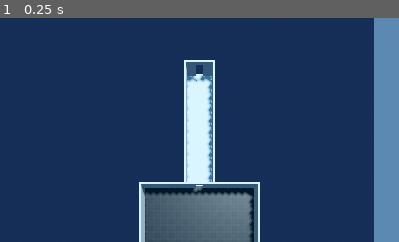
Above: before the commit, frame 1.
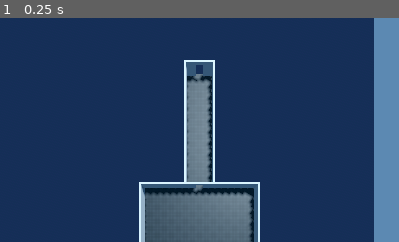
Above: after the commit, the same moment.

Repository: C12-H22-O11/sandbox_study
Game: Godot game, scene res://scenes/levels/sandbox_level/sandbox_level.tscn
The game is run twice, just before and just after one commit, with the same random seed, the same clock (stepped at 60 frames per second) and the same inputs. This scene is started directly instead of the project's main scene.
Inputs:
- Up to frame 1 (0.25 s): no input
The pictures show only the part of the screen within x 25-75%, y 0-50%; the shares and areas given below are measured in that part.

The runs differ from the first frame. In frame 1, 3.0% of the frame differs, in the area x 46-54%, y 25-75%.

Commit message:
fix: Fixed corridor material

Diff:
--- a/scenes/levels/sandbox_level/sandbox_level.tscn
+++ b/scenes/levels/sandbox_level/sandbox_level.tscn
@@ -1,6 +1,7 @@
-[gd_scene load_steps=12 format=3 uid="uid://kop0l0v86hog"]
+[gd_scene load_steps=13 format=3 uid="uid://kop0l0v86hog"]
 
 [ext_resource type="PackedScene" uid="uid://d076u6vcprobw" path="res://scenes/terrain/platform.tscn" id="2_2emca"]
+[ext_resource type="Material" uid="uid://ba75cp2p48ye4" path="res://resources/materials/grid/grid.tres" id="2_2oyl2"]
 [ext_resource type="Script" path="res://scenes/levels/spawners/player_spawner.gd" id="3_e2ucm"]
 [ext_resource type="PackedScene" uid="uid://b4gmmr676xj15" path="res://scenes/terrain/wall.tscn" id="3_he61m"]
 [ext_resource type="Script" path="res://scenes/levels/spawners/object_spawner.gd" id="4_bp5yb"]
@@ -26,6 +27,7 @@
 size = Vector3(8, 1, 32)
 
 [sub_resource type="PlaneMesh" id="PlaneMesh_dywrv"]
+material = ExtResource("2_2oyl2")
 size = Vector2(8, 32)
 
 [node name="SandboxLevel" type="Node"]
